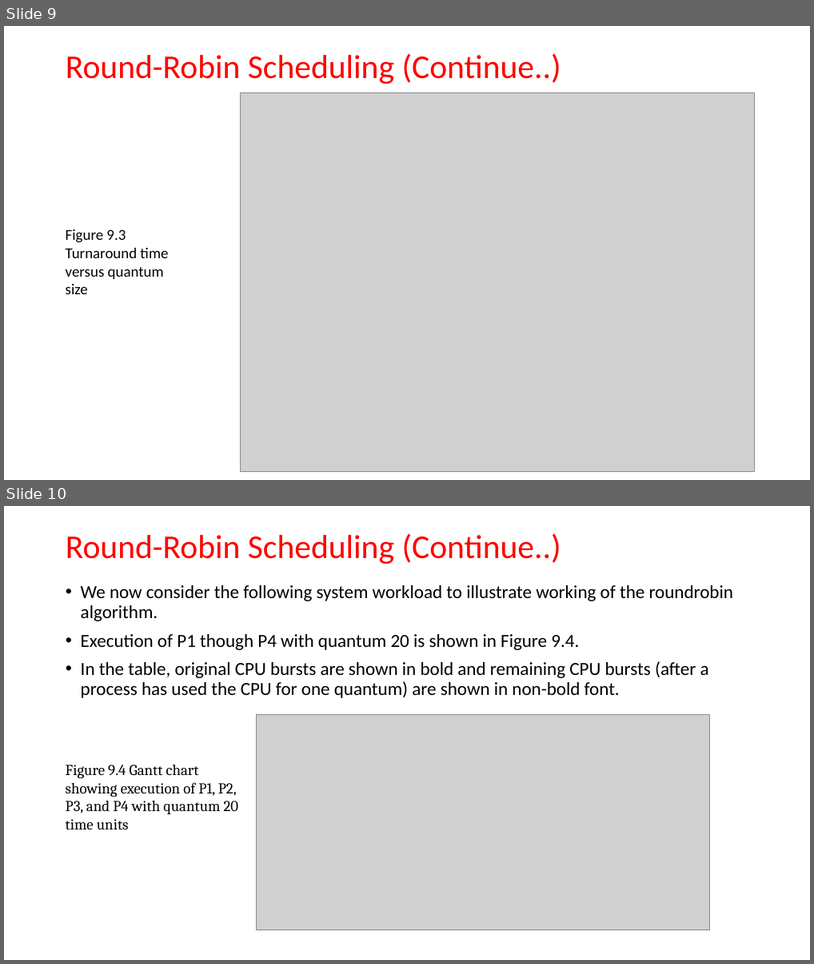
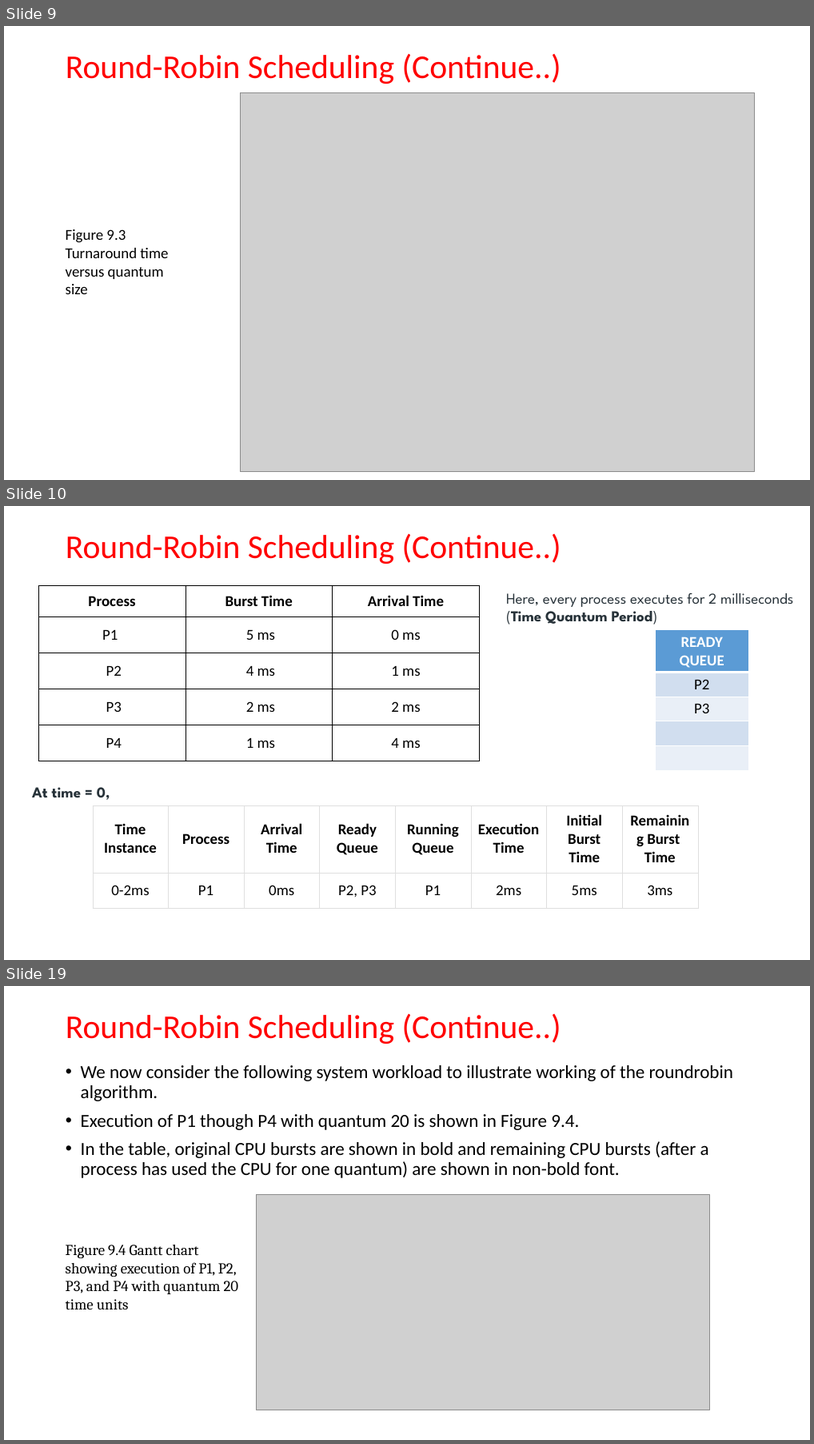
Before and after one commit to bamboat3/os, a slide deck: Lecture-9.pptx. Shown one above the other, each under a label of ours: slides 9 and 10 before the commit, slides 9, 10 and 19 after it; the slides between them are not shown. The pictures are 814x964 and 814x1444 pixels, drawn with LibreOffice and Linux fonts; fonts in the diff are those of the drawing; grey boxes stand for pictures. Boxes give left, top, right and bottom in pixels: in the first picture for what was removed or moved away, otherwise in the second. Text is boxed around its words. In the diff, an @@ line names an element or a change of style, - is before the commit and + after.

```diff
--- a/Lecture-9.pptx
+++ b/Lecture-9.pptx
@@ slide 10 added at (x1=4, y1=506, x2=810, y2=960), background #FFFFFF @@
@@ title added at (x1=66, y1=534, x2=562, y2=564), 39.6 pt, text #FF0000 @@
+Round-Robin Scheduling (Continue..)
@@ table added at (x1=38, y1=585, x2=479, y2=760), 5 rows, 3 columns @@
+Process | Burst Time | Arrival Time
+P1 | 5 ms | 0 ms
+P2 | 4 ms | 1 ms
+P3 | 2 ms | 2 ms
+P4 | 1 ms | 4 ms
@@ text added at (x1=506, y1=593, x2=794, y2=624), 18 pt, text #273239 @@
+Here, every process executes for 2 milliseconds (Time Quantum Period)
@@ table added at (x1=655, y1=630, x2=750, y2=770), 5 rows, 1 columns @@
+READY QUEUE
+P2
+P3
+
+
@@ text added at (x1=32, y1=787, x2=110, y2=800), 18 pt, text #273239, bold @@
+At time = 0,
@@ table added at (x1=92, y1=805, x2=698, y2=908), 2 rows, 8 columns @@
+Time Instance | Process | Arrival Time | Ready Queue | Running Queue | Execution Time | Initial Burst Time | Remaining Burst Time
+0-2ms | P1 | 0ms | P2, P3 | P1 | 2ms | 5ms | 3ms
@@ what was slide 10 is now slide 19 @@
```
Also in this commit, not shown: 8 other slides added.
